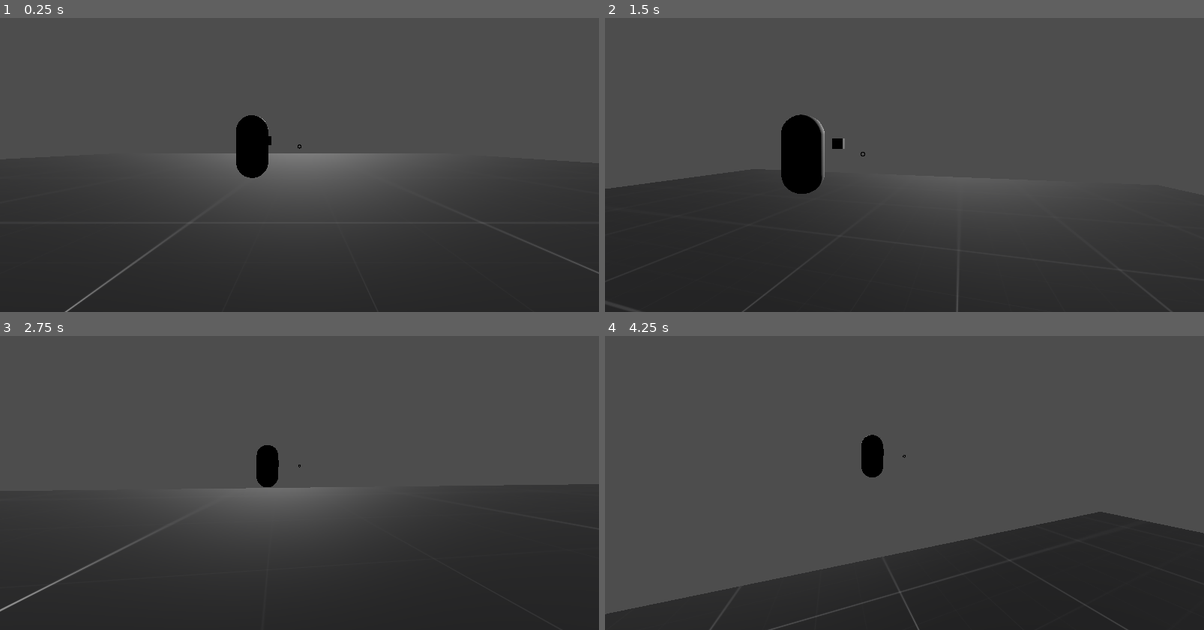
Above: before the commit, frames 1-4 (two rows, left to right).
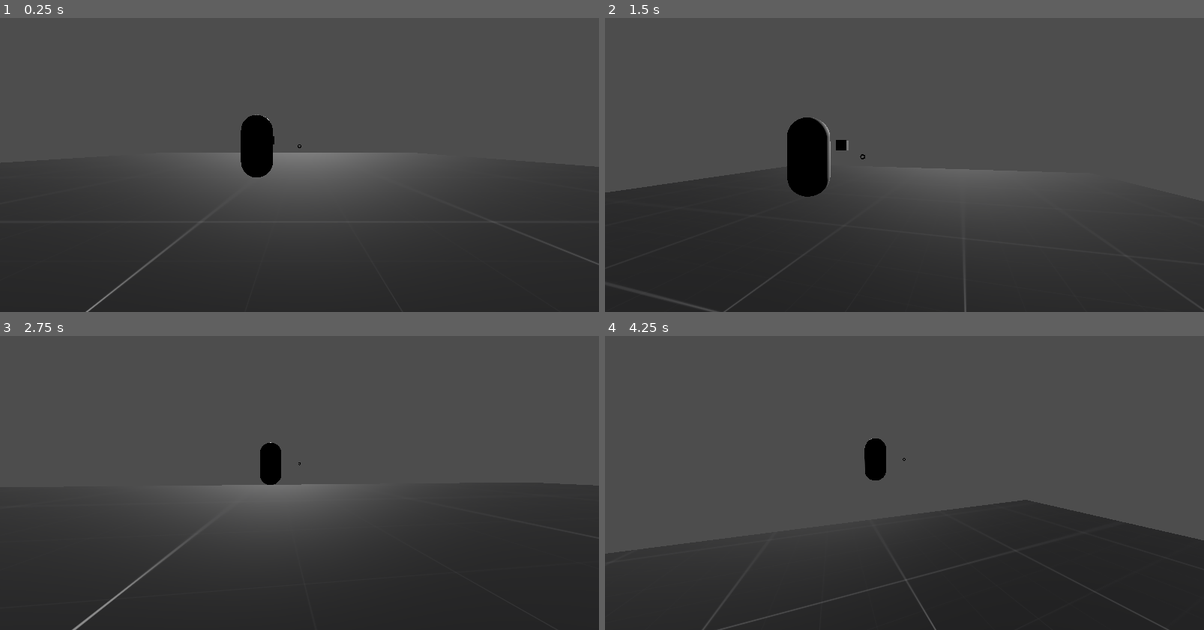
Above: after the commit, the same moments.

Repository: kylekrause3/man-vs-godot
Game: Godot game, scene res://scenes/levels/dev.tscn
The game is run twice, just before and just after one commit, with the same random seed, the same clock (stepped at 60 frames per second) and the same inputs. Before the commit the project starts from res://dev.tscn.
Inputs (mouse positions are in pixels of both pictures, inside the frame that each line leads up to):
- Up to frame 1 (0.25 s): no input
- Up to frame 2 (1.5 s): tap Enter at 0.5 s; move the mouse to (934, 141) at 0.52 s; hold Shift (sprint) 0.53-1.28 s; hold W (up) from 0.53 s (still down); click (934, 141) at 0.67 s; tap Space (jump) at 0.77 s; move the mouse to (874, 144) at 1.27 s; tap R (teleport) at 1.35 s
- Up to frame 3 (2.75 s): keep holding W (up); tap Space (jump) at 1.52 s; move the mouse to (311, 456) at 2.02 s; hold Shift (sprint) from 2.03 s (still down)
- Up to frame 4 (4.25 s): keep holding W (up); move the mouse to (898, 468) at 2.77 s; release Shift (sprint) at 2.78 s; tap R (teleport) at 2.85 s; click (898, 468) at 2.92 s; tap Space (jump) at 3.02, 3.77 s; move the mouse to (946, 465) at 3.52 s; hold Shift (sprint) from 3.53 s (still down)

The runs differ from the first frame. In frame 1, 0.7% of the frame differs, in the area x 10-100%, y 32-100%; in frame 2, 1.1%; in frame 3, 0.7%; in frame 4, 8.2%, in the area x 0-100%, y 33-100%.

Commit message:
add scenes, change grav

Diff:
--- a/mvb/PlayerMovement.gd
+++ b/mvb/PlayerMovement.gd
@@ -7,7 +7,7 @@
 var sprintspeed = 20
 var appliedspeed;
 var applied_acceleration;
-var gravity = 20
+var gravity = 25
 var jumpstrength = 10
 
 var snap : Vector3 = Vector3.ZERO
--- a/mvb/dev.tscn
+++ /dev/null
@@ -1,63 +0,0 @@
-[gd_scene load_steps=8 format=3 uid="uid://ch5di1sketwlj"]
-
-[ext_resource type="Script" path="res://CameraFollow.gd" id="1_ef24c"]
-[ext_resource type="Script" path="res://PlayerMovement.gd" id="1_h7jc2"]
-[ext_resource type="Material" uid="uid://dkuf50nqh212g" path="res://assets/prototype materials/dark.tres" id="1_ss6hc"]
-
-[sub_resource type="CapsuleShape3D" id="CapsuleShape3D_77rye"]
-
-[sub_resource type="CapsuleMesh" id="CapsuleMesh_tku77"]
-
-[sub_resource type="BoxMesh" id="BoxMesh_o71ht"]
-
-[sub_resource type="TorusMesh" id="TorusMesh_s8i6a"]
-
-[node name="dev" type="Node3D"]
-
-[node name="map" type="Node3D" parent="."]
-
-[node name="CSGCombiner3D" type="CSGCombiner3D" parent="map"]
-use_collision = true
-
-[node name="CSGBox3D" type="CSGBox3D" parent="map/CSGCombiner3D"]
-transform = Transform3D(1, 0, 0, 0, 1, 0, 0, 0, 1, -0.644898, -0.342498, 0.688974)
-size = Vector3(38, 1, 37.0141)
-material = ExtResource("1_ss6hc")
-
-[node name="DirectionalLight3D" type="DirectionalLight3D" parent="map"]
-transform = Transform3D(1, 0, 0, 0, -0.967946, 0.251157, 0, -0.251157, -0.967946, -27.5929, 370.384, -253.058)
-
-[node name="Player" type="Node3D" parent="."]
-transform = Transform3D(1, 0, 0, 0, 1, 0, 0, 0, 1, 0, 1.5, 0)
-
-[node name="CharacterBody3D" type="CharacterBody3D" parent="Player"]
-collision_layer = 2
-script = ExtResource("1_h7jc2")
-
-[node name="CollisionShape3D" type="CollisionShape3D" parent="Player/CharacterBody3D"]
-shape = SubResource("CapsuleShape3D_77rye")
-
-[node name="capsule" type="MeshInstance3D" parent="Player/CharacterBody3D"]
-mesh = SubResource("CapsuleMesh_tku77")
-skeleton = NodePath("../..")
-
-[node name="box" type="MeshInstance3D" parent="Player/CharacterBody3D"]
-transform = Transform3D(0.39, 0, 0, 0, 0.39, 0, 0, 0, 0.39, -0.00869703, 0.233144, -3)
-mesh = SubResource("BoxMesh_o71ht")
-skeleton = NodePath("../capsule")
-
-[node name="Target" type="Node3D" parent="Player/CharacterBody3D"]
-transform = Transform3D(1, 0, 0, 0, 1, 0, 0, 0, 1, 1.5, 0, 0)
-
-[node name="MeshInstance3D" type="MeshInstance3D" parent="Player/CharacterBody3D/Target"]
-transform = Transform3D(0.065, 0, 0, 0, -2.84124e-09, -0.065, 0, 0.065, -2.84124e-09, 0, 0, 0)
-mesh = SubResource("TorusMesh_s8i6a")
-skeleton = NodePath("../../../..")
-
-[node name="Camera3D" type="Camera3D" parent="Player" node_paths=PackedStringArray("target", "raycast")]
-script = ExtResource("1_ef24c")
-target = NodePath("../CharacterBody3D/Target")
-raycast = NodePath("../CameraOrigin")
-
-[node name="CameraOrigin" type="RayCast3D" parent="Player"]
-transform = Transform3D(1, 0, 0, 0, 1, 0, 0, 0, 1, 2, 0, 0)
--- a/mvb/project.godot
+++ b/mvb/project.godot
@@ -11,7 +11,7 @@
 [application]
 
 config/name="man-vs-bean"
-run/main_scene="res://dev.tscn"
+run/main_scene="res://scenes/levels/dev.tscn"
 config/features=PackedStringArray("4.2", "Forward Plus")
 config/icon="res://icon.svg"
 
--- /dev/null
+++ b/mvb/scenes/entities/player.tscn
@@ -0,0 +1,47 @@
+[gd_scene load_steps=7 format=3 uid="uid://c1rwqvopitm2k"]
+
+[ext_resource type="Script" path="res://PlayerMovement.gd" id="1_kehcj"]
+[ext_resource type="Script" path="res://CameraFollow.gd" id="2_s306r"]
+
+[sub_resource type="CapsuleShape3D" id="CapsuleShape3D_77rye"]
+
+[sub_resource type="CapsuleMesh" id="CapsuleMesh_tku77"]
+
+[sub_resource type="BoxMesh" id="BoxMesh_o71ht"]
+
+[sub_resource type="TorusMesh" id="TorusMesh_s8i6a"]
+
+[node name="Player" type="Node3D"]
+transform = Transform3D(1, 0, 0, 0, 1, 0, 0, 0, 1, 0, 1.5, 0)
+
+[node name="CharacterBody3D" type="CharacterBody3D" parent="."]
+collision_layer = 2
+script = ExtResource("1_kehcj")
+
+[node name="CollisionShape3D" type="CollisionShape3D" parent="CharacterBody3D"]
+shape = SubResource("CapsuleShape3D_77rye")
+
+[node name="capsule" type="MeshInstance3D" parent="CharacterBody3D"]
+mesh = SubResource("CapsuleMesh_tku77")
+skeleton = NodePath("../..")
+
+[node name="box" type="MeshInstance3D" parent="CharacterBody3D"]
+transform = Transform3D(0.39, 0, 0, 0, 0.39, 0, 0, 0, 0.39, -0.00869703, 0.233144, -3)
+mesh = SubResource("BoxMesh_o71ht")
+skeleton = NodePath("../capsule")
+
+[node name="Target" type="Node3D" parent="CharacterBody3D"]
+transform = Transform3D(1, 0, 0, 0, 1, 0, 0, 0, 1, 1.35, 0, 0)
+
+[node name="MeshInstance3D" type="MeshInstance3D" parent="CharacterBody3D/Target"]
+transform = Transform3D(0.065, 0, 0, 0, -2.84124e-09, -0.065, 0, 0.065, -2.84124e-09, 0, 0, 0)
+mesh = SubResource("TorusMesh_s8i6a")
+skeleton = NodePath("../../../..")
+
+[node name="Camera3D" type="Camera3D" parent="." node_paths=PackedStringArray("target", "raycast")]
+script = ExtResource("2_s306r")
+target = NodePath("../CharacterBody3D/Target")
+raycast = NodePath("../CameraOrigin")
+
+[node name="CameraOrigin" type="RayCast3D" parent="."]
+transform = Transform3D(1, 0, 0, 0, 1, 0, 0, 0, 1, 2, 0, 0)
--- /dev/null
+++ b/mvb/scenes/levels/dev.tscn
@@ -0,0 +1,21 @@
+[gd_scene load_steps=3 format=3 uid="uid://ch5di1sketwlj"]
+
+[ext_resource type="Material" uid="uid://dkuf50nqh212g" path="res://assets/prototype materials/dark.tres" id="1_ydb30"]
+[ext_resource type="PackedScene" uid="uid://c1rwqvopitm2k" path="res://scenes/entities/player.tscn" id="2_4ar6o"]
+
+[node name="dev" type="Node3D"]
+
+[node name="map" type="Node3D" parent="."]
+
+[node name="CSGCombiner3D" type="CSGCombiner3D" parent="map"]
+use_collision = true
+
+[node name="CSGBox3D" type="CSGBox3D" parent="map/CSGCombiner3D"]
+transform = Transform3D(1, 0, 0, 0, 1, 0, 0, 0, 1, -0.144898, -0.342498, -0.803976)
+size = Vector3(31, 1, 40)
+material = ExtResource("1_ydb30")
+
+[node name="DirectionalLight3D" type="DirectionalLight3D" parent="map"]
+transform = Transform3D(1, 0, 0, 0, -0.967946, 0.251157, 0, -0.251157, -0.967946, -27.5929, 370.384, -253.058)
+
+[node name="Player" parent="." instance=ExtResource("2_4ar6o")]
